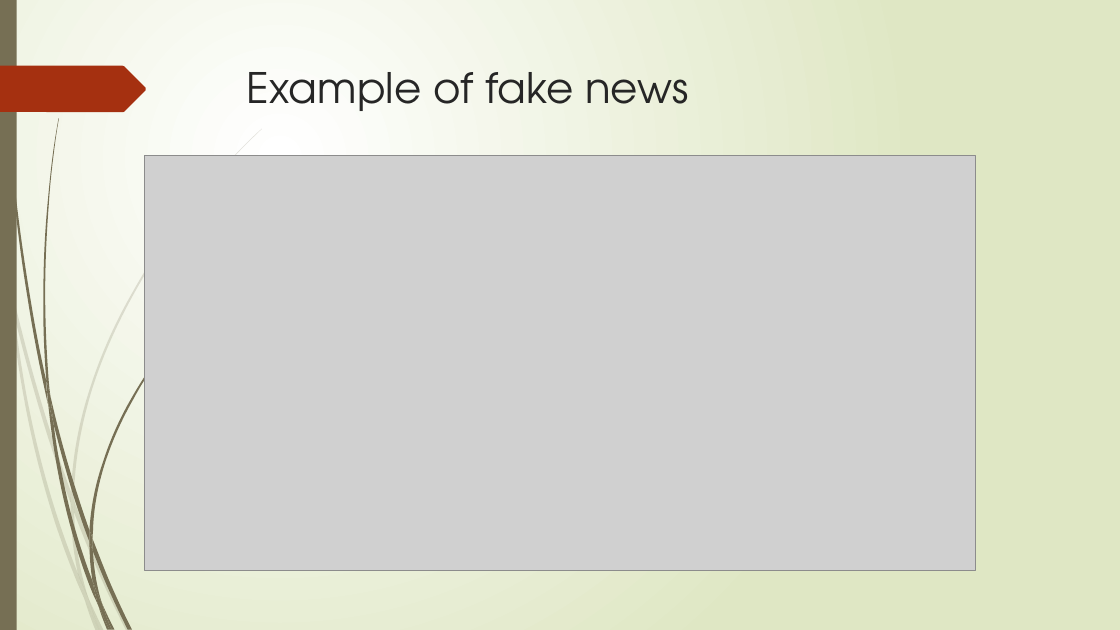
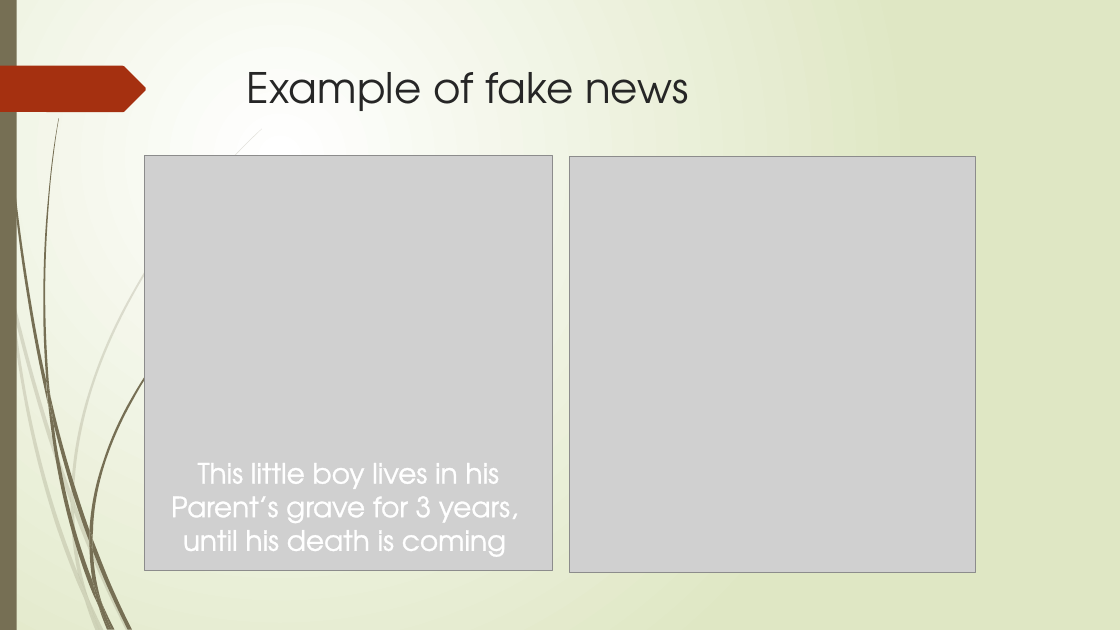
Before and after one commit to dimasmamot/PENS-IT-S6, a slide deck: slide 3 of Bahasa Inggris 6/How effective is media verification in stopping fake.pptx. Drawn at 1120x630 pixels with LibreOffice and Linux fonts; fonts in the diff are those of the drawing; grey boxes stand for pictures. Boxes give left, top, right and bottom in pixels: in the first picture for what was removed or moved away, otherwise in the second. Text is boxed around its words. In the diff, an @@ line names an element or a change of style, - is before the commit and + after.

```diff
--- a/Bahasa Inggris 6/How effective is media verification in stopping fake.pptx
+++ b/Bahasa Inggris 6/How effective is media verification in stopping fake.pptx
@@ picture: place and size @@
-picture at <box>145,155,975,571</box>
+picture at <box>145,155,553,571</box>
@@ picture added at <box>570,157,976,572</box> @@
@@ text added at <box>171,463,518,557</box>, 24 pt, text #FFFFFF @@
+This little boy lives in his
+Parent’s grave for 3 years,
+until his death is coming
```
Also in this commit, not shown: 4 other slides changed, 6 slides added, 20 other files.
